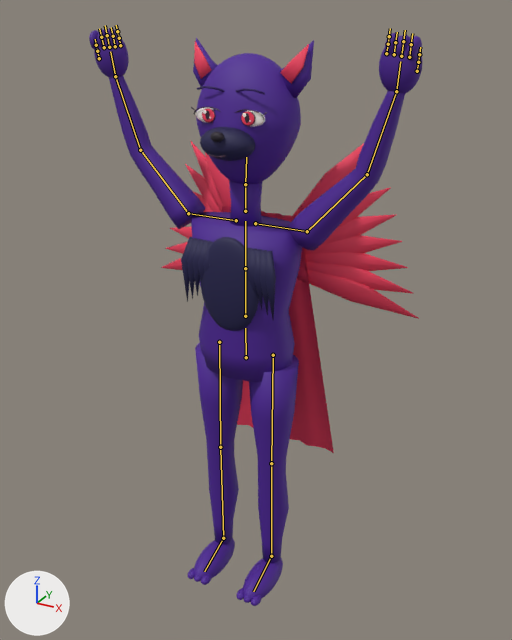
The glTF model output/anime-rigged-catalog-v3/vamp/model.glb, before and after one commit.
Both versions are drawn from a camera (50 mm lens) standing at (0.905, -1.587, 1.709) and looking at (-0.001, 0.061, 0.885). The axes (+X, +Y, +Z) are drawn at lower left. The lights are the same throughout. The picture after the commit comes second. Both versions are drawn at frame 33 of the action 'achievement'; the numbers are the values there. The bones that change, and the others that lie on the model, are drawn over the model as lines.

Names of what the first picture shows: 'Vamp.SkinnedMesh'.
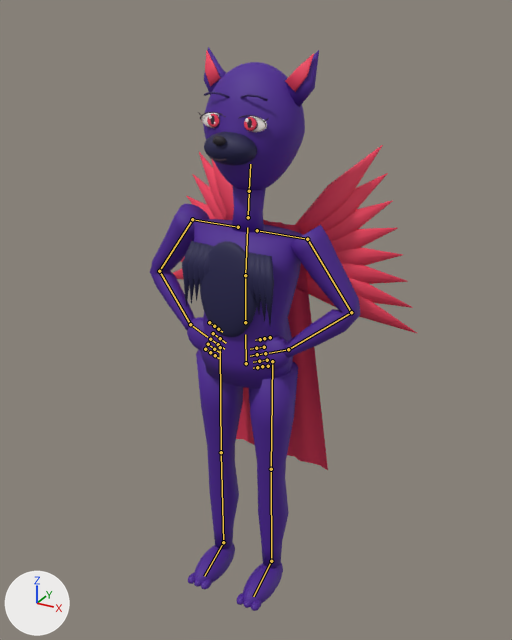
Location of each change, (x1, y1, x2, y2) in pixels of the pictures (512 x 640 px):
```json
{"object": "Vamp.SkinnedMesh", "change": "posed", "before": [89, 28, 423, 606], "after": [150, 47, 417, 611], "on screen": "20% narrower"}
{"bone": "hips", "before": "(246, 357) to (245, 328)", "after": "(246, 363) to (245, 334)"}
{"bone": "chest", "before": "(245, 268) to (245, 221)", "after": "(245, 275) to (247, 227)"}
{"bone": "head", "before": "(245, 184) to (246, 157)", "after": "(249, 191) to (250, 164)"}
{"bone": "leftUpperArm", "before": "(307, 231) to (367, 174)", "after": "(307, 239) to (351, 312)"}
{"bone": "leftLowerArm", "before": "(367, 174) to (396, 91)", "after": "(351, 312) to (288, 349)"}
{"bone": "leftHand", "before": "(396, 91) to (400, 61)", "after": "(288, 349) to (269, 353)"}
{"bone": "rightUpperArm", "before": "(188, 213) to (140, 150)", "after": "(192, 219) to (159, 271)"}
{"bone": "rightLowerArm", "before": "(140, 150) to (115, 76)", "after": "(159, 271) to (190, 324)"}
{"bone": "rightHand", "before": "(115, 76) to (110, 51)", "after": "(190, 324) to (207, 337)"}
{"bone": "leftFoot", "before": "(271, 556) to (253, 591)", "after": "(271, 561) to (253, 596)"}
{"bone": "rightFoot", "before": "(223, 538) to (204, 571)", "after": "(223, 542) to (204, 576)"}
```

Scene script edits in JSON lines:
```json
{"block": "bone_rig_object", "where": "bone_rig_object = bpy.data.objects['Rig']  # the whole rig 'Rig'"}
{"op": "set", "path": "bone_rig_object.location", "old": "(0.0, 0.0, 0.0)", "new": "(0.0, 0.0, -0.02)"}
{"block": "bone_hips", "where": "bone_hips = bpy.data.objects['Rig'].pose.bones['hips']"}
{"op": "set", "path": "bone_hips.rotation_quaternion", "old": "(1.0, 0.0, 0.0, 0.0)", "new": "(1.0, 0.0, -0.017, 0.0)", "note": "degrees (0, 0, 0) -> degrees (0, -2, 0)"}
{"block": "bone_chest", "where": "bone_chest = bpy.data.objects['Rig'].pose.bones['chest']  # child of 'spine'"}
{"op": "set", "path": "bone_chest.rotation_quaternion", "old": "(1.0, 0.0, 0.0, 0.0)", "new": "(0.999, -0.035, 0.0, 0.0)", "note": "degrees (0, 0, 0) -> degrees (-4, 0, 0)"}
{"block": "bone_head", "where": "bone_head = bpy.data.objects['Rig'].pose.bones['head']  # child of 'neck'"}
{"op": "set", "path": "bone_head.rotation_quaternion", "old": "(1.0, -0.03, 0.0, 0.0)", "new": "(0.999, -0.024, -0.022, -0.001)", "note": "degrees (-3, 0, 0) -> degrees (-3, -2, 0)"}
{"block": "bone_leftupperarm", "where": "bone_leftupperarm = bpy.data.objects['Rig'].pose.bones['leftUpperArm']  # child of 'leftShoulder'"}
{"op": "set", "path": "bone_leftupperarm.location", "old": "(0.003, 0.0, 0.0)", "new": "(0.0, 0.0, 0.0)"}
{"op": "set", "path": "bone_leftupperarm.rotation_quaternion", "old": "(0.918, 0.398, 0.005, -0.002)", "new": "(0.892, -0.45, 0.0, 0.047)", "note": "degrees (47, 1, 0) -> degrees (-53, 2, 5)"}
{"block": "bone_leftlowerarm", "where": "bone_leftlowerarm = bpy.data.objects['Rig'].pose.bones['leftLowerArm']  # child of 'leftUpperArm'"}
{"op": "set", "path": "bone_leftlowerarm.rotation_quaternion", "old": "(0.975, 0.222, -0.012, -0.029)", "new": "(0.718, -0.681, 0.0, -0.143)", "note": "degrees (26, -1, -4) -> degrees (-86, -11, -12)"}
{"block": "bone_lefthand", "where": "bone_lefthand = bpy.data.objects['Rig'].pose.bones['leftHand']  # child of 'leftLowerArm'"}
{"op": "set", "path": "bone_lefthand.rotation_quaternion", "old": "(0.994, 0.1, -0.019, -0.031)", "new": "(0.981, -0.167, 0.0, 0.1)", "note": "degrees (12, -2, -4) -> degrees (-19, 2, 11)"}
{"block": "bone_rightupperarm", "where": "bone_rightupperarm = bpy.data.objects['Rig'].pose.bones['rightUpperArm']  # child of 'rightShoulder'"}
{"op": "set", "path": "bone_rightupperarm.location", "old": "(-0.003, 0.0, 0.0)", "new": "(0.0, 0.0, 0.0)"}
{"op": "set", "path": "bone_rightupperarm.rotation_quaternion", "old": "(0.918, 0.398, -0.005, 0.002)", "new": "(0.892, -0.45, 0.0, -0.047)", "note": "degrees (47, -1, 0) -> degrees (-53, -2, -5)"}
{"block": "bone_rightlowerarm", "where": "bone_rightlowerarm = bpy.data.objects['Rig'].pose.bones['rightLowerArm']  # child of 'rightUpperArm'"}
{"op": "set", "path": "bone_rightlowerarm.rotation_quaternion", "old": "(0.975, 0.222, 0.012, 0.029)", "new": "(0.718, -0.681, 0.0, 0.143)", "note": "degrees (26, 1, 4) -> degrees (-86, 11, 12)"}
{"block": "bone_righthand", "where": "bone_righthand = bpy.data.objects['Rig'].pose.bones['rightHand']  # child of 'rightLowerArm'"}
{"op": "set", "path": "bone_righthand.rotation_quaternion", "old": "(0.994, 0.1, 0.019, 0.031)", "new": "(0.981, -0.167, 0.0, -0.1)", "note": "degrees (12, 2, 4) -> degrees (-19, -2, -11)"}
{"block": "bone_leftfoot", "where": "bone_leftfoot = bpy.data.objects['Rig'].pose.bones['leftFoot']  # child of 'leftLowerLeg'"}
{"op": "set", "path": "bone_leftfoot.rotation_quaternion", "old": "(1.0, 0.0, 0.0, 0.0)", "new": "(1.0, -0.002, 0.0, -0.016)", "note": "degrees (0, 0, 0) -> degrees (0, 0, -2)"}
{"block": "bone_rightfoot", "where": "bone_rightfoot = bpy.data.objects['Rig'].pose.bones['rightFoot']  # child of 'rightLowerLeg'"}
{"op": "set", "path": "bone_rightfoot.rotation_quaternion", "old": "(1.0, 0.0, 0.0, 0.0)", "new": "(1.0, 0.002, 0.0, -0.017)", "note": "degrees (0, 0, 0) -> degrees (0, 0, -2)"}
```
